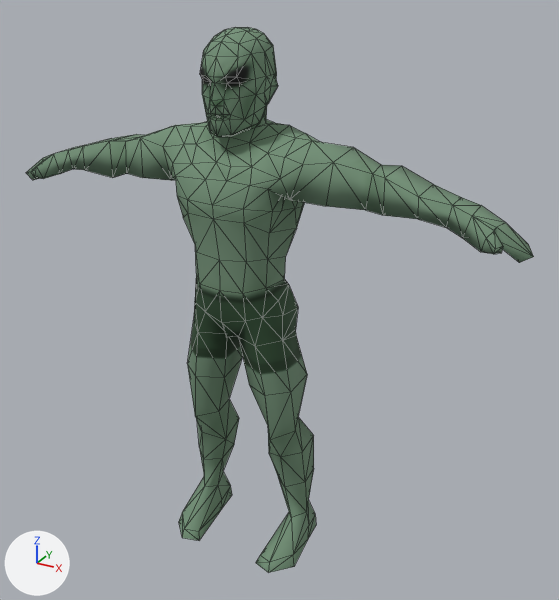
One commit to the FBX model Contents/mods/Super Weird Helicopters/media/models_X/skinned/Clothes/AlienMuscles.fbx: the scene before it, then after it.
Before and after are seen from a 50 mm camera at (0.00675, -0.01061, 0.01076) aimed at (0.00053, 0.00072, 0.0051). The lights are fixed; the arrows at lower left show +X, +Y and +Z. Mesh edges are drawn as thin lines. Where no turn or scale is listed for an object, it has been applied to the vertices.

The first picture shows 'Body'.
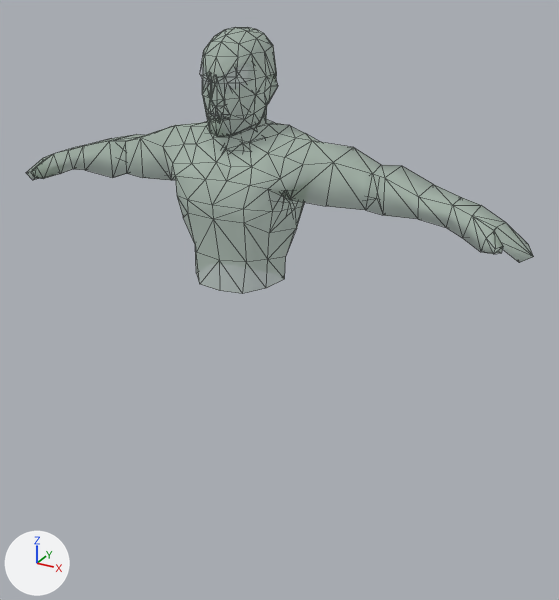
Commit message: More buff alien stuff

Boxes (x1, y1, x2, y2) around the edits, measured in the pictures (559 x 600 px):
'Body', surface changed, reshaped (green to grey, 51% shorter): before (26, 27, 534, 573); after (26, 27, 534, 294)
part 1 of me_mesh, deleted (green): before (179, 274, 316, 573)

The change, as a diff of the scene's bpy script:
```diff
--- a/Contents/mods/Super Weird Helicopters/media/models_X/skinned/Clothes/AlienMuscles.fbx.py
+++ b/Contents/mods/Super Weird Helicopters/media/models_X/skinned/Clothes/AlienMuscles.fbx.py
@@ img_alienskin_png @@
-img_alienskin_png = load_image('AlienSkin.png', '../../../textures/clothes/body/AlienSkin.png', 205, 205, 'sRGB')
+img_alienskin_png = load_image('AlienSkin.png', '../../../textures/clothes/body/AlienSkin.png', 205, 205, 'Non-Color')
@@ mat_body_mat @@
 n0 = _N.new('ShaderNodeBsdfPrincipled'); n0.name = 'Principled BSDF'
 n2.image = img_alienskin_png
+n3 = _N.new('ShaderNodeTexImage'); n3.name = 'Image Texture.001'
+n3.image = img_alienskin_png
 _L.new(n2.outputs[0], n0.inputs[0])  # 'Color' to 'Base Color'
 _L.new(n0.outputs[0], n1.inputs[0])  # 'BSDF' to 'Surface'
+_L.new(n3.outputs[0], n0.inputs[4])  # 'Color' to 'Alpha'
@@ me_mesh @@
 # used by ob_body; location = (0.0, 0.0, 0.0)
-me_mesh.from_pydata(...)  # 424 vertices, 832 faces; spans x -0.00493..0.00493, y -0.0006..0.00125, z -0.00001..0.0098
+me_mesh.from_pydata(...)  # 309 vertices, 594 faces; spans x -0.00493..0.00493, y -0.00058..0.00125, z 0.00559..0.0098
+# me_mesh part 1
+# 115 vertices are removed from x -0.00137..0.00137, y -0.0006..0.00107, z -0.00001..0.00554
+# 238 faces are deleted
 me_mesh.materials.append(mat_body_mat)
```
